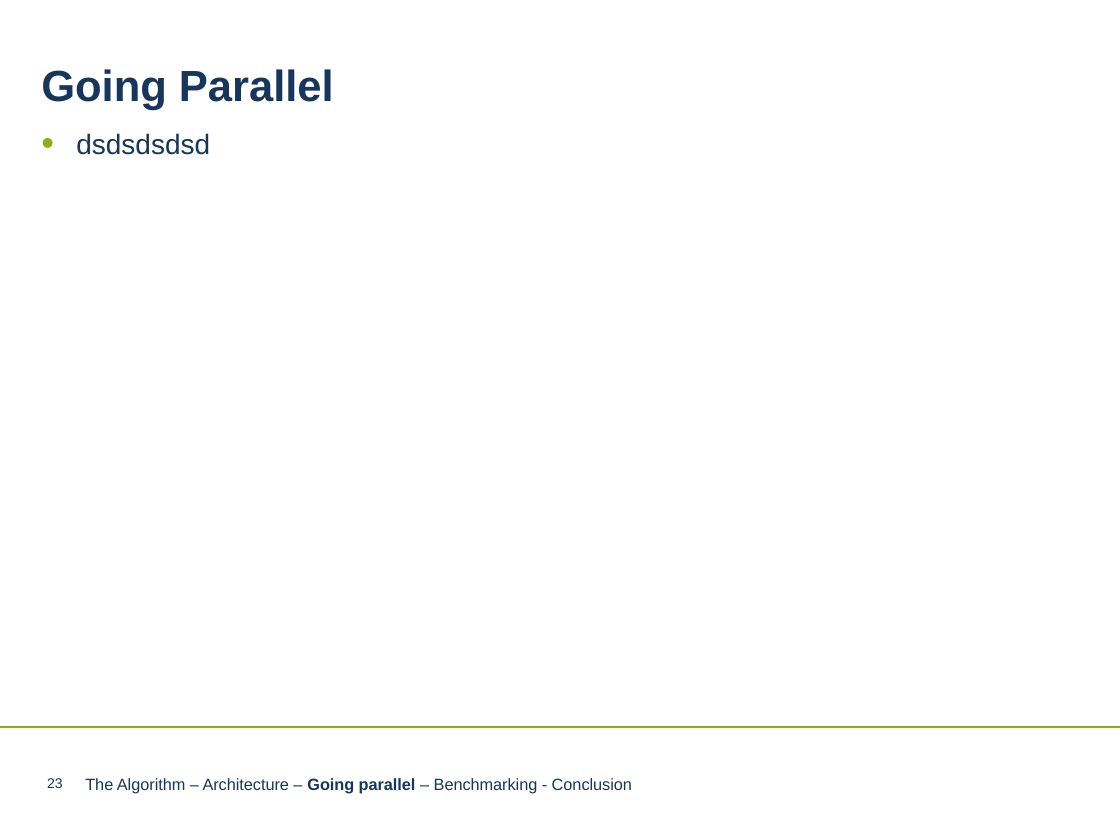
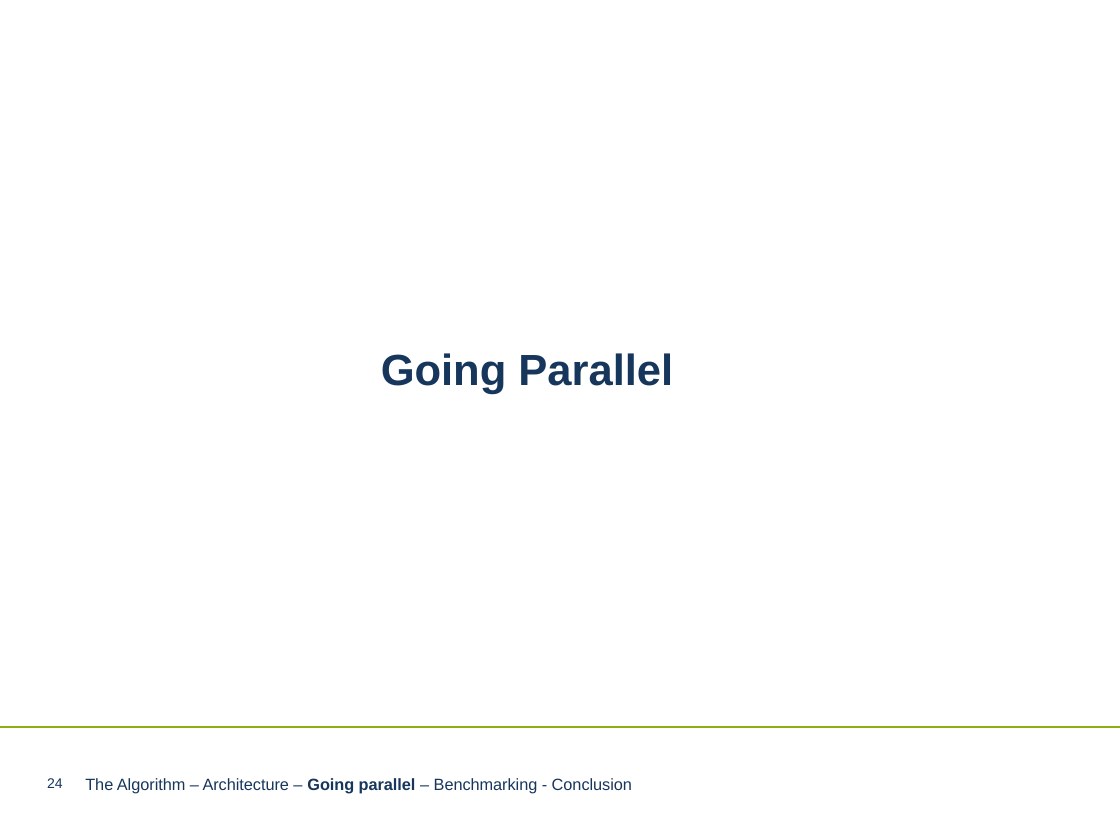
Before and after one commit to LnFlg/Perceptron, a slide deck: slide 24 of Perceptron Algorithm neueres PPT-Format.pptx (slide 23 before the commit). Drawn at 1120x840 pixels with LibreOffice and Linux fonts; fonts in the diff are those of the drawing; background and template pictures are left out. Boxes give left, top, right and bottom in pixels: in the first picture for what was removed or moved away, otherwise in the second. Text is boxed around its words. In the diff, an @@ line names an element or a change of style, - is before the commit and + after.

```diff
--- a/Perceptron Algorithm neueres PPT-Format.pptx
+++ b/Perceptron Algorithm neueres PPT-Format.pptx
@@ text removed at (76,133,210,155) @@
-• dsdsdsdsd
@@ text "Going Parallel": place and size @@
-text "Going Parallel" at (41,69,334,110)
+text "Going Parallel" at (381,353,673,394)
@@ page number at (47,778,63,788): text changed @@
-23
+24
```
Also in this commit, not shown: 26 other slides changed, 4 slides added.
